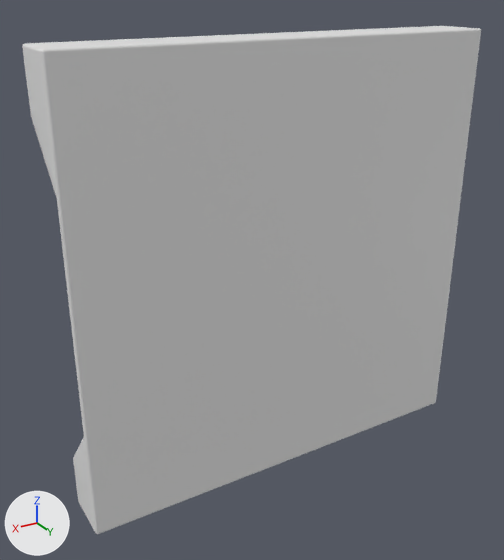
The FBX model Pro Builder 2/Assets/Models/Architecture/Corridor_Wall_2.fbx as it was, and as the next commit left it.
Both versions are drawn from a 50 mm lens placed at (0.814, 1.236, 0.601), pointed at (0.059, -0.022, -0.028). Lighting does not change. The marker at lower left points along +X, +Y and +Z. Vertices at the same position are counted once.

Script lines for the objects in view, before the commit:
```python
me_cubo_019 = bpy.data.meshes.new('Cubo.019')
me_cubo_019.from_pydata(...)  # 2820 vertices, 2696 faces; spans x -0.5..0.5, y -0.063..0.062, z -0.5..0.5
ob_cubo_011 = bpy.data.objects.new('Cubo.011', me_cubo_019)
ob_cubo_011.location = (0.0, 0.0, 0.0)
```
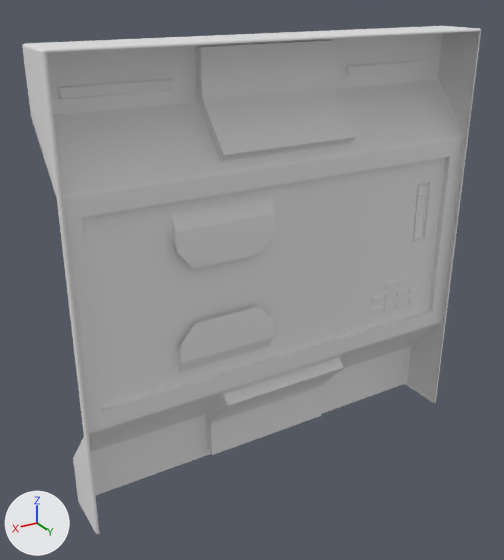
The change, as a list of edits to the scene's bpy script:
```text
Change me_cubo_019:
    used by ob_cubo_011; location = (0.0, 0.0, 0.0)
    remove me_cubo_019.from_pydata(...)  # 2820 vertices, 2696 faces; spans x -0.5..0.5, y -0.063..0.062, z -0.5..0.5
    add me_cubo_019.from_pydata(...)  # 2574 vertices, 2420 faces; spans x -0.5..0.5, y -0.063..0.062, z -0.5..0.5
    me_cubo_019 part 1
    256 vertices are removed from x -0.45..0.45, y -0.063..0.062, z -0.5..0.487
    297 faces are deleted
    2 vertices are added at (-0.487, -0.063, -0.5), (0.487, -0.063, -0.5)
    8 new vertices lie (0.0, 0.0, -0.006) away from vertices in x -0.45..0.45, y -0.063, z -0.494
    21 new faces join them
```

Changed parts and their boxes [x1, y1, x2, y2] in the pictures (504 x 560 px):
part 1 of me_cubo_019, cut back
    before: [46, 31, 480, 533]
    after: [95, 383, 405, 496]
'Cubo.013', unchanged, uncovered by the edit
    after: [82, 157, 450, 412]
'Cubo.012', unchanged, uncovered by the edit
    after: [201, 40, 358, 455]
'Cubo.001', unchanged, uncovered by the edit
    after: [46, 33, 439, 494]
'Cubo.014', unchanged, uncovered by the edit
    after: [60, 61, 423, 98]
